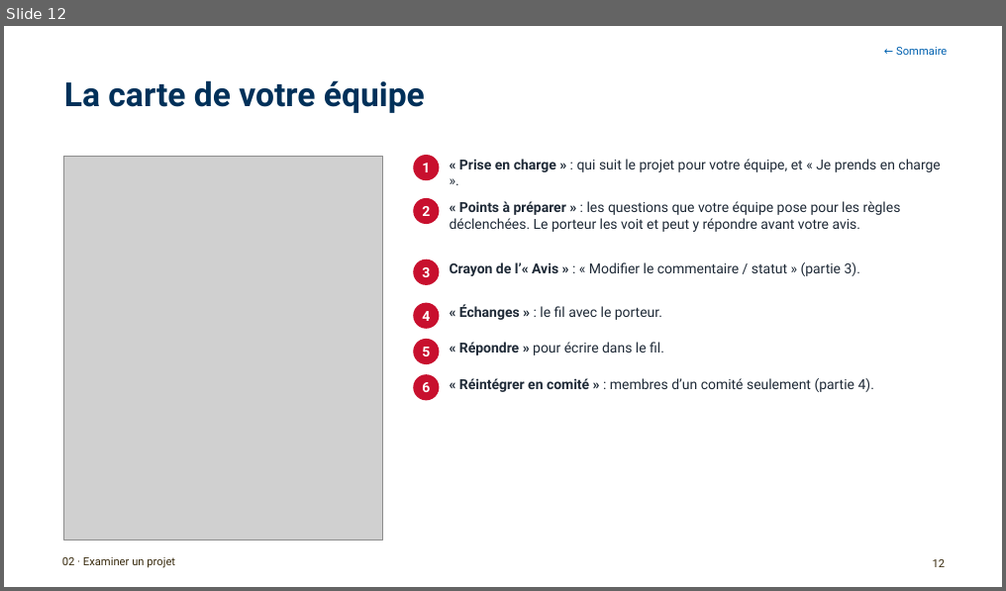
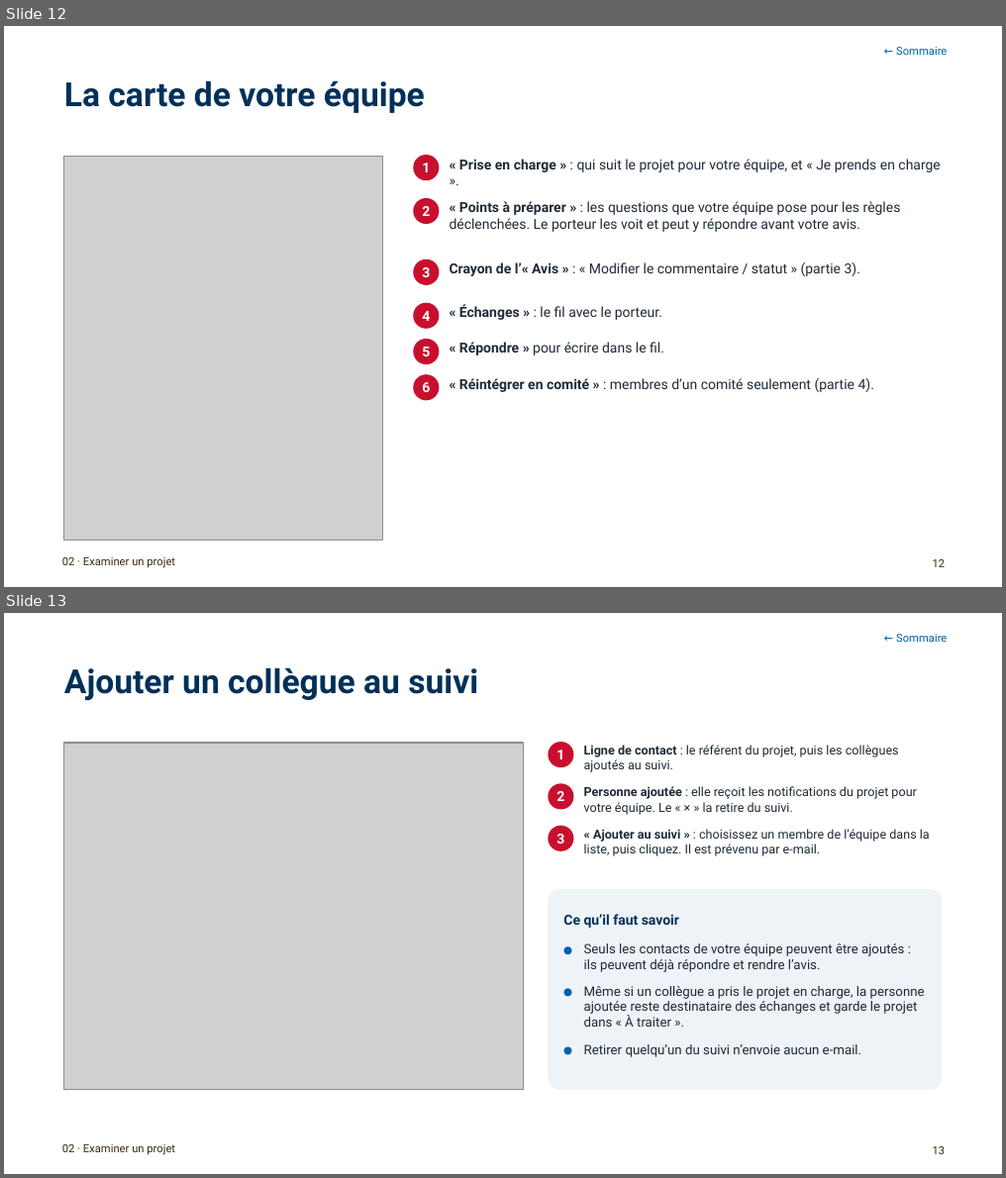
Before and after one commit to antoinelmariel-ux/ProjectNavigator, a slide deck: docs/Manuel_Project_Navigator_expert.pptx. Shown one above the other, each under a label of ours: slide 12 before the commit, slides 12 and 13 after it. The pictures are 1006x591 and 1006x1178 pixels, drawn with LibreOffice and Linux fonts; fonts in the diff are those of the drawing; grey boxes stand for pictures; background and template pictures are left out. Boxes give left, top, right and bottom in pixels: in the first picture for what was removed or moved away, otherwise in the second. Text is boxed around its words. In the diff, an @@ line names an element or a change of style, - is before the commit and + after.

```diff
--- a/docs/Manuel_Project_Navigator_expert.pptx
+++ b/docs/Manuel_Project_Navigator_expert.pptx
@@ slide 13 added at (4,613,1002,1174), background #FFFFFF @@
@@ text added at (896,634,946,642), 8 pt, text #0061B0 @@
+← Sommaire
@@ title added at (64,667,478,700), 24 pt, text #003059, bold @@
+Ajouter un collègue au suivi
@@ picture added at (63,743,523,1090) @@
@@ ellipse added at (548,742,574,767), fill #C8102E, 10 pt, text #FFFFFF, bold @@
+1
@@ text added at (584,745,899,772), 9 pt, text #1F2A37 @@
+Ligne de contact : le référent du projet, puis les collègues ajoutés au suivi.
@@ ellipse added at (548,783,574,810), fill #C8102E, 10 pt, text #FFFFFF, bold @@
+2
@@ text added at (584,786,917,815), 9 pt, text #1F2A37 @@
+Personne ajoutée : elle reçoit les notifications du projet pour votre équipe. Le « × » la retire du suivi.
@@ ellipse added at (548,826,574,852), fill #C8102E, 10 pt, text #FFFFFF, bold @@
+3
@@ text added at (584,829,930,857), 9 pt, text #1F2A37 @@
+« Ajouter au suivi » : choisissez un membre de l’équipe dans la liste, puis cliquez. Il est prévenu par e-mail.
@@ rounded rectangle added at (548,889,943,1090), fill #EEF3F8 @@
@@ text added at (563,914,679,928), 10 pt, text #003059, bold @@
+Ce qu’il faut savoir
@@ ellipse added at (563,948,572,956), fill #0061B0 @@
@@ text added at (584,944,904,972), 9.5 pt, text #1F2A37 @@
+Seuls les contacts de votre équipe peuvent être ajoutés : ils peuvent déjà répondre et rendre l’avis.
@@ ellipse added at (563,988,572,996), fill #0061B0 @@
@@ text added at (584,986,925,1027), 9.5 pt, text #1F2A37 @@
+Même si un collègue a pris le projet en charge, la personne ajoutée reste destinataire des échanges et garde le projet dans « À traiter ».
@@ ellipse added at (563,1047,572,1056), fill #0061B0 @@
@@ text added at (584,1045,861,1058), 9.5 pt, text #1F2A37 @@
+Retirer quelqu’un du suivi n’envoie aucun e-mail.
@@ text added at (62,1145,175,1156), 8 pt, text #37290C @@
+02 · Examiner un projet
@@ page number added at (933,1147,945,1155), 8 pt, text #37290C @@
+13
```
Also in this commit, not shown: 6 slides changed.
